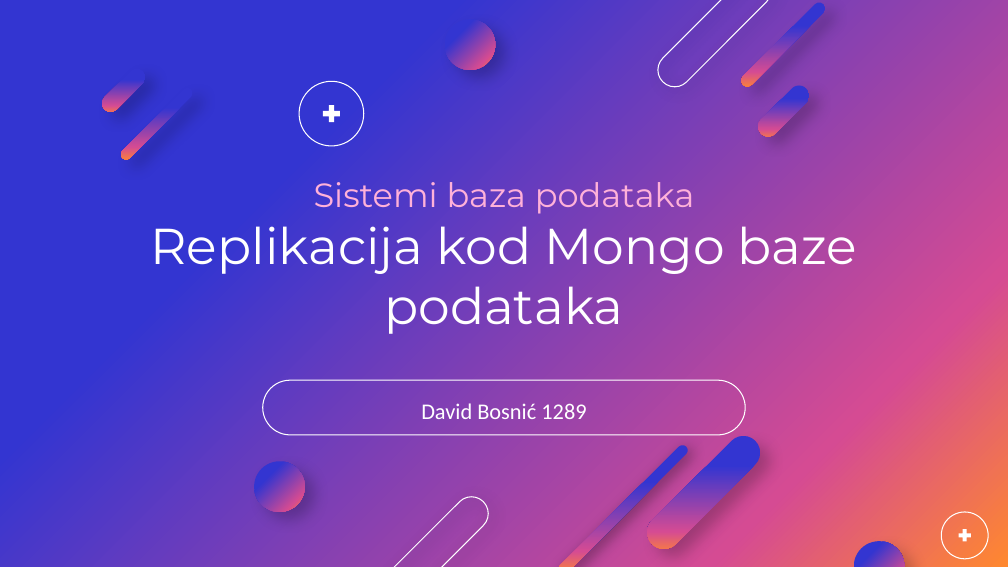
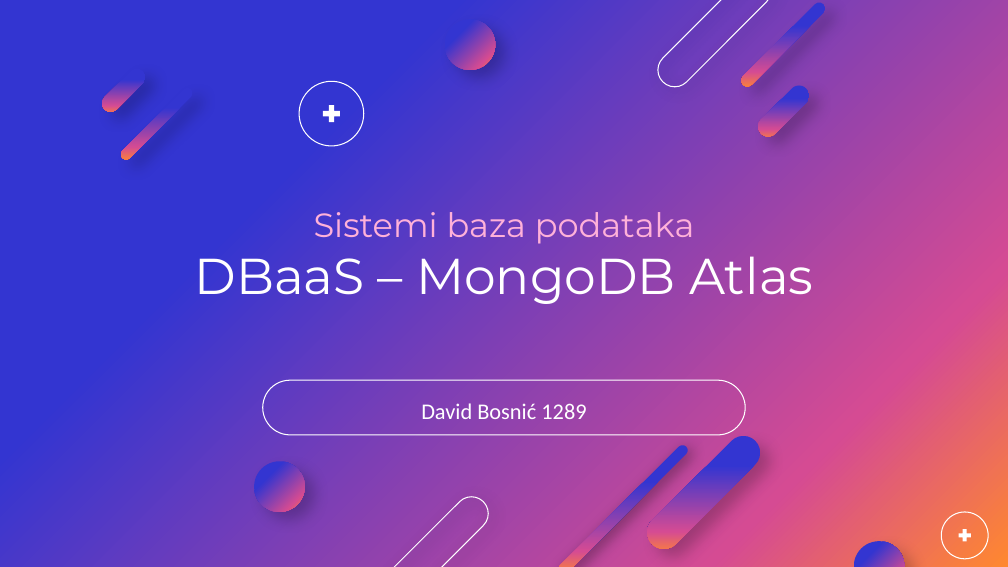
Before and after one commit to davidbosnic/SBP, a slide deck: slide 1 of 3/sbp3.pptx. Drawn at 1008x567 pixels with LibreOffice and Linux fonts; fonts in the diff are those of the drawing; background and template pictures are left out. Boxes give left, top, right and bottom in pixels: in the first picture for what was removed or moved away, otherwise in the second. Text is boxed around its words. In the diff, an @@ line names an element or a change of style, - is before the commit and + after.

```diff
--- a/3/sbp3.pptx
+++ b/3/sbp3.pptx
@@ title at (195, 212, 813, 304): text changed; size 36 to 24 pt; text colour #FFFFFF to #FFB1D9 @@
-Sistemi baza podataka
-Replikacija kod Mongo baze podataka
+Sistemi baza podataka
+DBaaS – MongoDB Atlas
```
Also in this commit, not shown: 4 other slides changed, 11 slides added, 11 slides removed.
